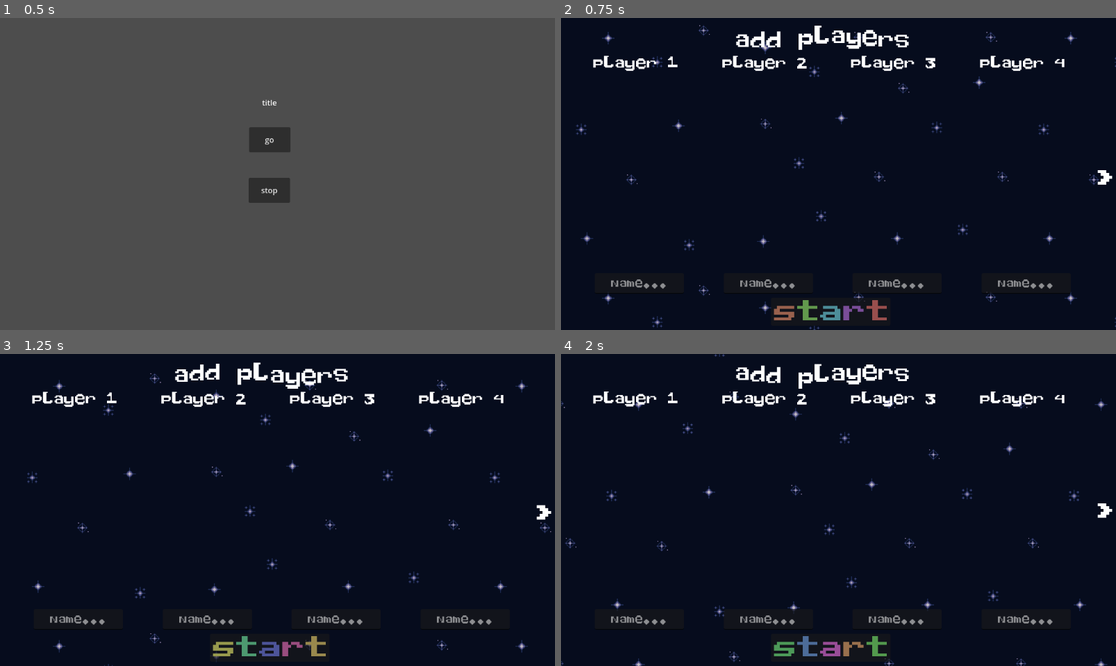
Above: before the commit, frames 1-4 (two rows, left to right).
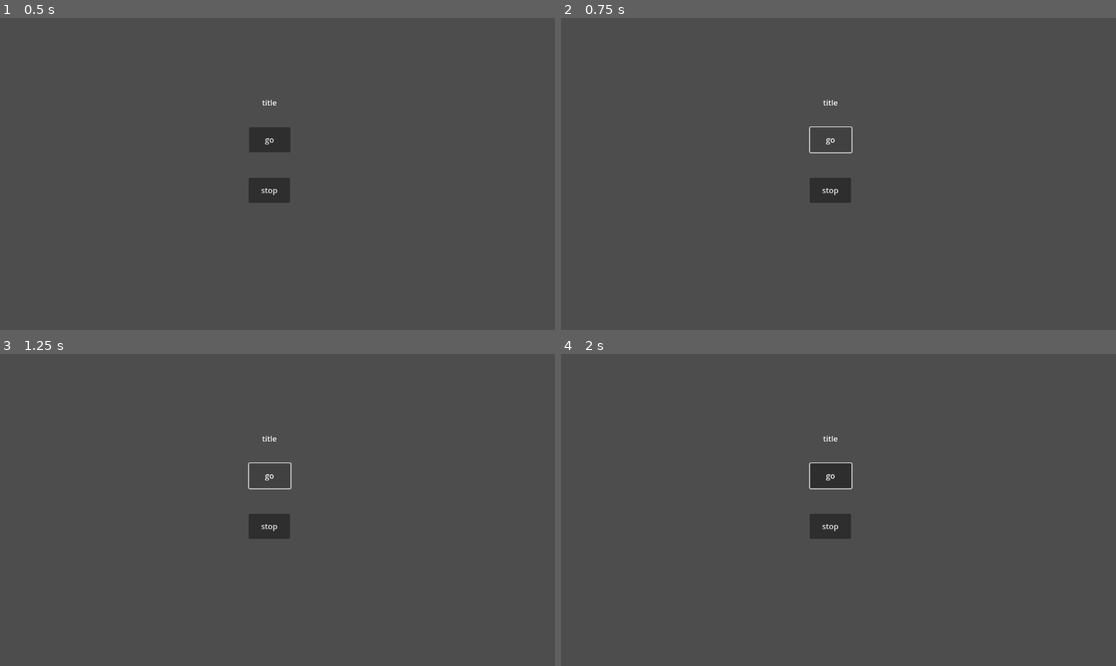
Above: after the commit, the same moments.

Repository: soko7awen/GGJ24
Game: Godot game, scene res://scenes/main.tscn
Two runs of this game, one before a commit and one after it. Both use one fixed random seed, a clock stepped at 60 frames per second and the inputs below.
Inputs (mouse positions are in pixels of both pictures, inside the frame that each line leads up to):
- Up to frame 1 (0.5 s): no input
- Up to frame 2 (0.75 s): click "go" at 0.5 s
- Up to frame 3 (1.25 s): no input
- Up to frame 4 (2 s): click (832, 647) at 1.27 s

Frame 1 is identical in both runs. In frame 2, 100% of the frame differs, in the area x 0-100%, y 0-100%; in frame 3, 100%; in frame 4, 100%.
Error after the commit: Parse Error: Expected parameter name. (res://scripts/scene_loader.gd:4)

Commit message:
ye

Diff:
--- a/scenes/title.tscn
+++ b/scenes/title.tscn
@@ -19,7 +19,7 @@
 offset_bottom = 203.0
 text = "title"
 
-[node name="startButton" type="Button" parent="UI"]
+[node name="playButton" type="Button" parent="UI"]
 layout_mode = 0
 offset_left = 517.0
 offset_top = 227.0
@@ -36,5 +36,5 @@
 offset_bottom = 384.0
 text = "stop"
 
-[connection signal="pressed" from="UI/startButton" to="." method="_on_start_button_pressed"]
+[connection signal="pressed" from="UI/playButton" to="." method="_on_play_button_pressed"]
 [connection signal="pressed" from="UI/quitButton" to="." method="_on_quit_button_pressed"]
--- a/scripts/player_select.gd
+++ b/scripts/player_select.gd
@@ -6,5 +6,5 @@
 func _process(delta):
 	pass
 
-func _on_next_button_pressed():
+func _on_start_button_pressed():
 	pass
--- a/scripts/scene_loader.gd
+++ b/scripts/scene_loader.gd
@@ -1,7 +1,7 @@
 extends Node2D
 var players = []
 
-func loadScene(scene_path):
+func loadScene(self,scene_path):
 	var newScene = load(scene_path).instantiate()
 	get_child(0).queue_free()
 	add_child(newScene)
--- a/scripts/title.gd
+++ b/scripts/title.gd
@@ -1,8 +1,8 @@
 extends Node
 var toScene = "res://scenes/player_select.tscn"
 
-func _on_start_button_pressed():
-	$"..".loadScene(toScene)
+func _on_play_button_pressed():
+	$"..".loadScene(self,toScene)
 
 func _on_quit_button_pressed():
 	get_tree().quit()
